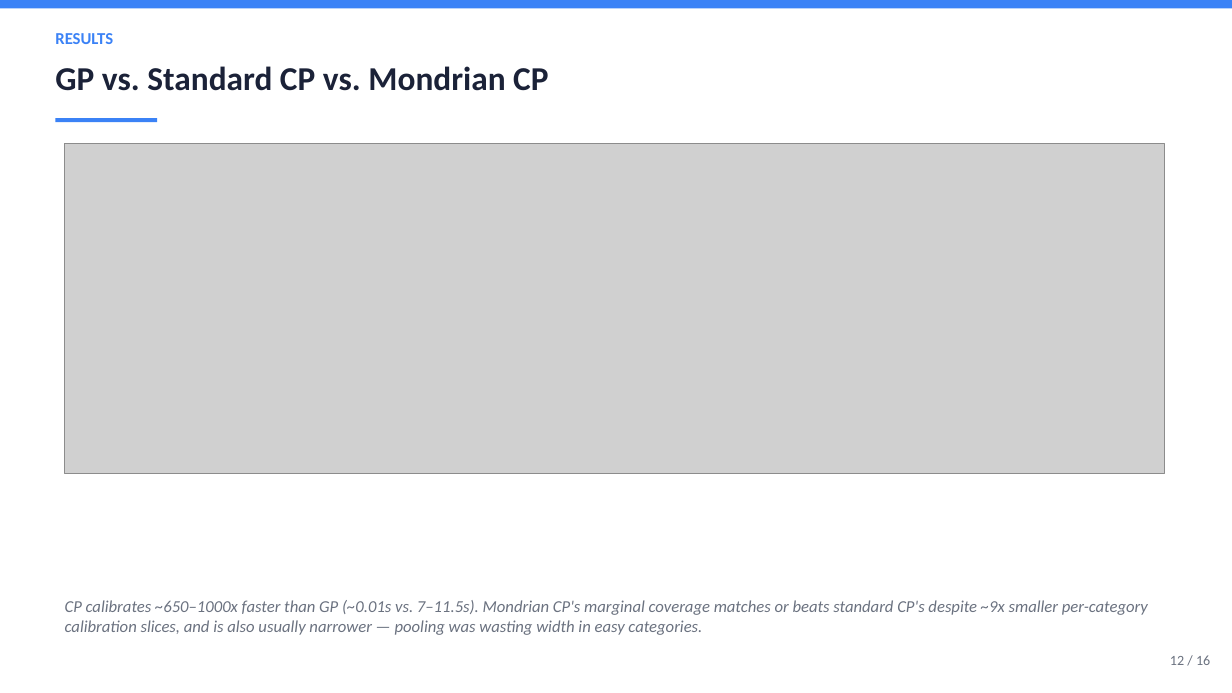
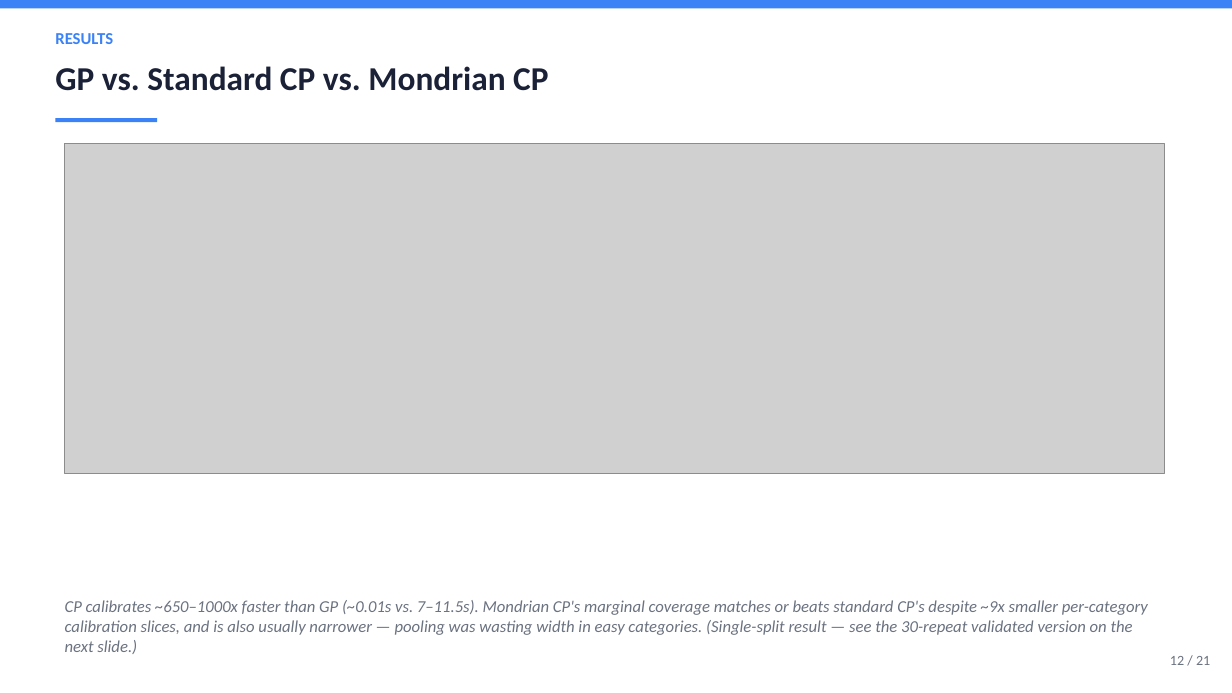
Before and after one commit to DUNE-ODYSSEY/Mondrian-Conformal-Prediction-On-Discrete-Event-Simulation, a slide deck: slide 12 of slides/full_project_results.pptx. Drawn at 1232x693 pixels with LibreOffice and Linux fonts; fonts in the diff are those of the drawing; grey boxes stand for pictures. Boxes give left, top, right and bottom in pixels: in the first picture for what was removed or moved away, otherwise in the second. Text is boxed around its words. In the diff, an @@ line names an element or a change of style, - is before the commit and + after.

Commit message:
Publication-rigor upgrade part 5: consolidate 30-repeat significance, CQR, MLP, and Dept B findings into full_project_results.pptx (21 slides); fix same multi-line table bug in this script too

```diff
--- a/slides/full_project_results.pptx
+++ b/slides/full_project_results.pptx
@@ text at (65, 600, 1148, 654): text changed @@
-CP calibrates ~650–1000x faster than GP (~0.01s vs. 7–11.5s). Mondrian CP's marginal coverage matches or beats standard CP's despite ~9x smaller per-category calibration slices, and is also usually narrower — pooling was wasting width in easy categories.
+CP calibrates ~650–1000x faster than GP (~0.01s vs. 7–11.5s). Mondrian CP's marginal coverage matches or beats standard CP's despite ~9x smaller per-category calibration slices, and is also usually narrower — pooling was wasting width in easy categories. (Single-split result — see the 30-repeat validated version on the next slide.)
@@ text at (1170, 656, 1210, 665): text changed @@
-12 / 16
+12 / 21
```
Also in this commit, not shown: 15 other slides changed, 5 slides added, 4 other files.
